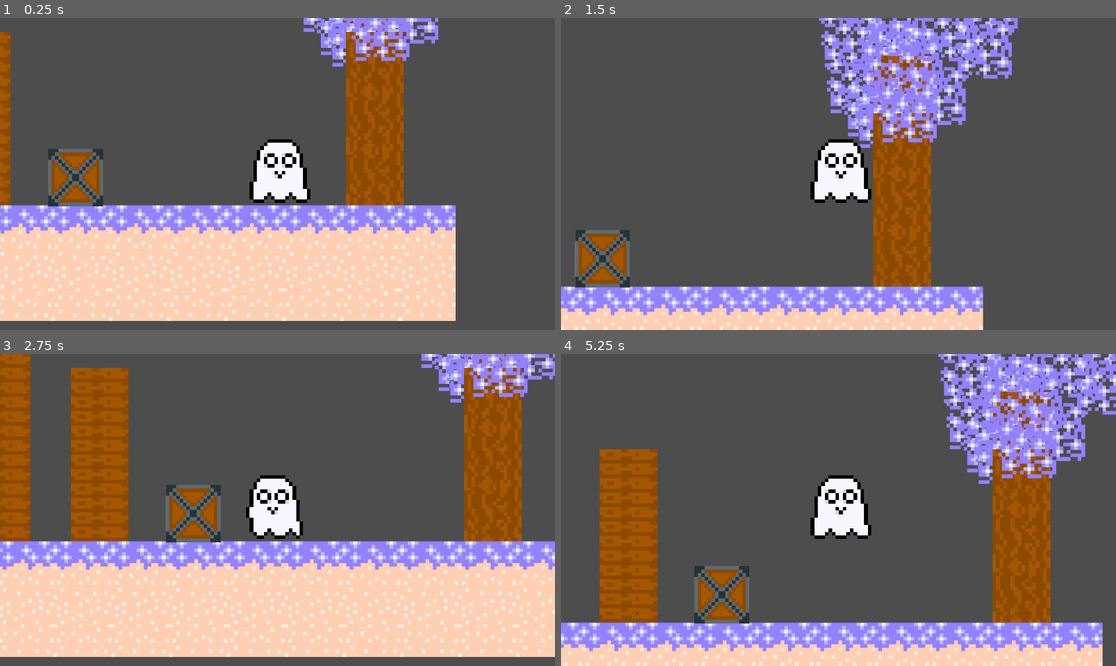
Above: before the commit, frames 1-4 (two rows, left to right).
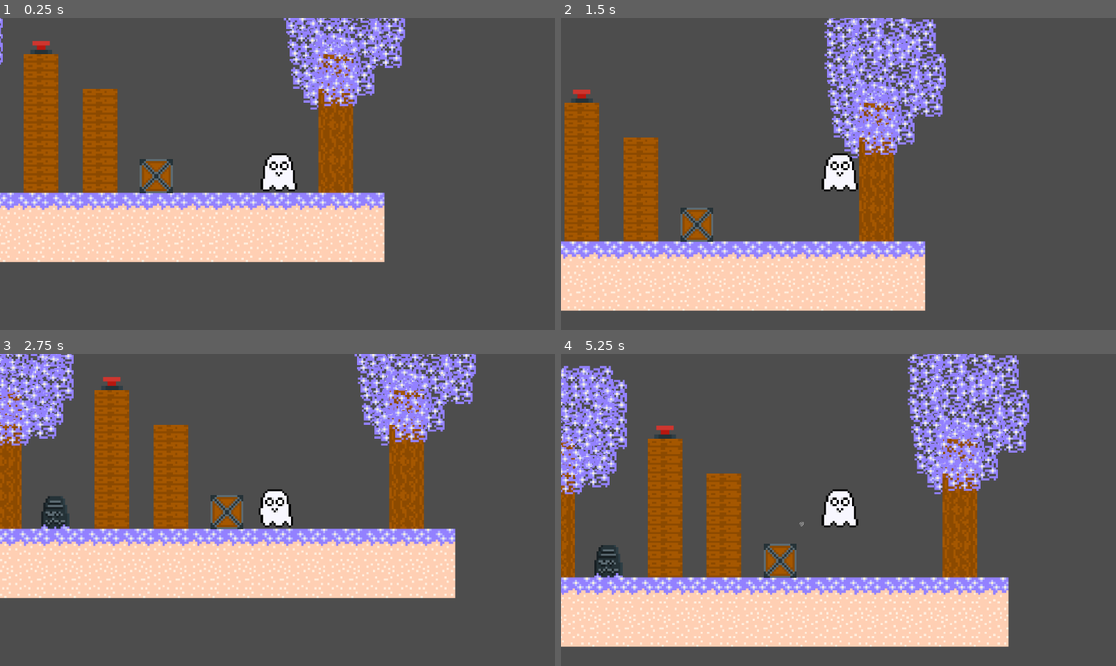
Above: after the commit, the same moments.

Repository: IonelPopJara/Game
Game: Godot game, scene res://Scenes/Level1.tscn
Two runs of this game, one before a commit and one after it. Both use one fixed random seed, a clock stepped at 60 frames per second and the inputs below.
Inputs (mouse positions are in pixels of both pictures, inside the frame that each line leads up to):
- Up to frame 1 (0.25 s): no input
- Up to frame 2 (1.5 s): move the mouse to (960, 158) at 0.52 s; press the mouse at (960, 158) at 0.53 s; hold D (move_right) from 0.53 s (still down); tap Space (jump) at 0.77 s; move the mouse to (727, 189) at 1.27 s; release the mouse at (727, 189) at 1.28 s; tap 1 (whisper_1) at 1.35 s
- Up to frame 3 (2.75 s): tap Space (jump) at 1.52 s; move the mouse to (333, 441) at 2.02 s; release D (move_right) at 2.03 s; hold A (move_left) from 2.03 s (still down); tap 2 (whisper_2) at 2.1 s
- Up to frame 4 (5.25 s): move the mouse to (810, 572) at 2.77 s; release A (move_left) at 2.78 s; hold D (move_right) 2.78-4.28 s; tap 3 (whisper_3) at 2.85 s; tap Space (jump) at 3.02, 3.77, 4.52 s; move the mouse to (1005, 556) at 3.52 s; press the mouse at (1005, 556) at 3.53 s; tap R (restart, bound only after the commit) at 4.15 s; move the mouse to (672, 463) at 4.27 s; release the mouse at (672, 463) at 4.28 s; hold A (move_left) 4.28-5.03 s; tap 1 (whisper_1) at 4.35 s; move the mouse to (866, 510) at 5.02 s; hold D (move_right) from 5.03 s (still down); tap 2 (whisper_2) at 5.1 s

The runs differ from the first frame. In frame 1, 45% of the frame differs, in the area x 0-83%, y 0-98%; in frame 2, 39%; in frame 3, 58%, in the area x 0-100%, y 0-98%; in frame 4, 57%.

Commit message:
Add restart button

Diff:
--- a/Scenes/CharacterBody2D.gd
+++ b/Scenes/CharacterBody2D.gd
@@ -13,6 +13,9 @@
 		$AnimationPlayer.play("whisper")
 	else:
 		$AnimationPlayer.play("idle")
+
+	if Input.is_action_pressed("restart"):
+		die()
 
 func _physics_process(delta):
 	# Add the gravity.
--- a/Scenes/Player.tscn
+++ b/Scenes/Player.tscn
@@ -75,7 +75,7 @@
 
 [node name="Camera2D" type="Camera2D" parent="."]
 position = Vector2(-2, 3)
-zoom = Vector2(0.75, 0.75)
+zoom = Vector2(0.45, 0.45)
 
 [node name="Whisper Gun" parent="." instance=ExtResource("3_vnob7")]
 
--- /dev/null
+++ b/Scenes/tutorial.tscn
@@ -0,0 +1,3 @@
+[gd_scene format=3 uid="uid://yiea314ugy21"]
+
+[node name="Tutorial" type="Node2D"]
--- a/project.godot
+++ b/project.godot
@@ -66,3 +66,8 @@
 "events": [Object(InputEventKey,"resource_local_to_scene":false,"resource_name":"","device":-1,"window_id":0,"alt_pressed":false,"shift_pressed":false,"ctrl_pressed":false,"meta_pressed":false,"pressed":false,"keycode":0,"physical_keycode":51,"key_label":0,"unicode":51,"echo":false,"script":null)
 ]
 }
+restart={
+"deadzone": 0.5,
+"events": [Object(InputEventKey,"resource_local_to_scene":false,"resource_name":"","device":-1,"window_id":0,"alt_pressed":false,"shift_pressed":false,"ctrl_pressed":false,"meta_pressed":false,"pressed":false,"keycode":0,"physical_keycode":82,"key_label":0,"unicode":114,"echo":false,"script":null)
+]
+}
